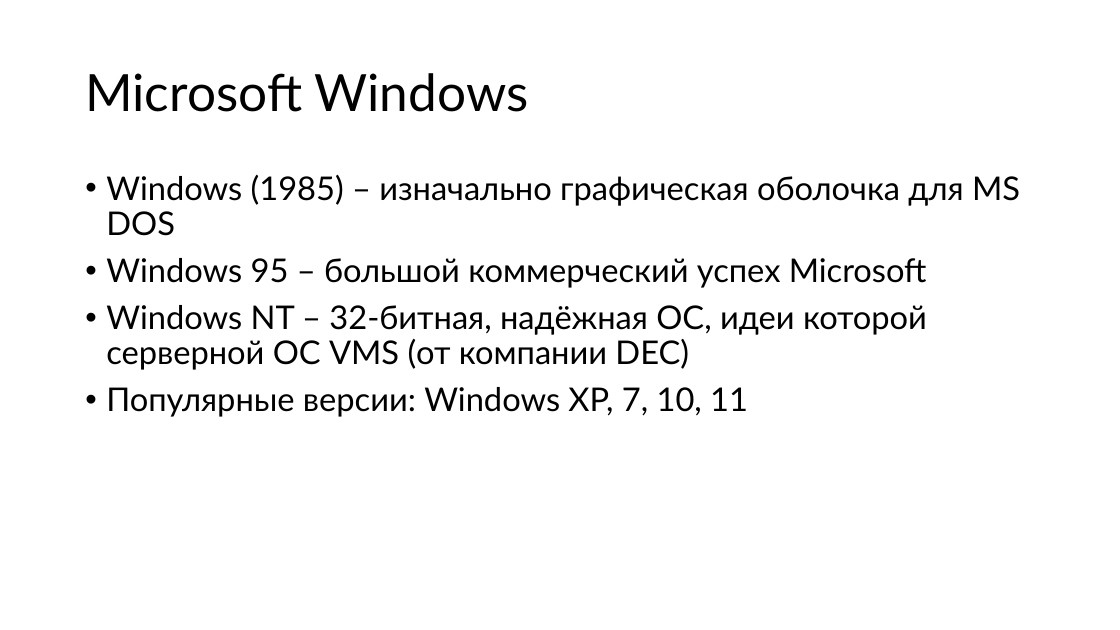
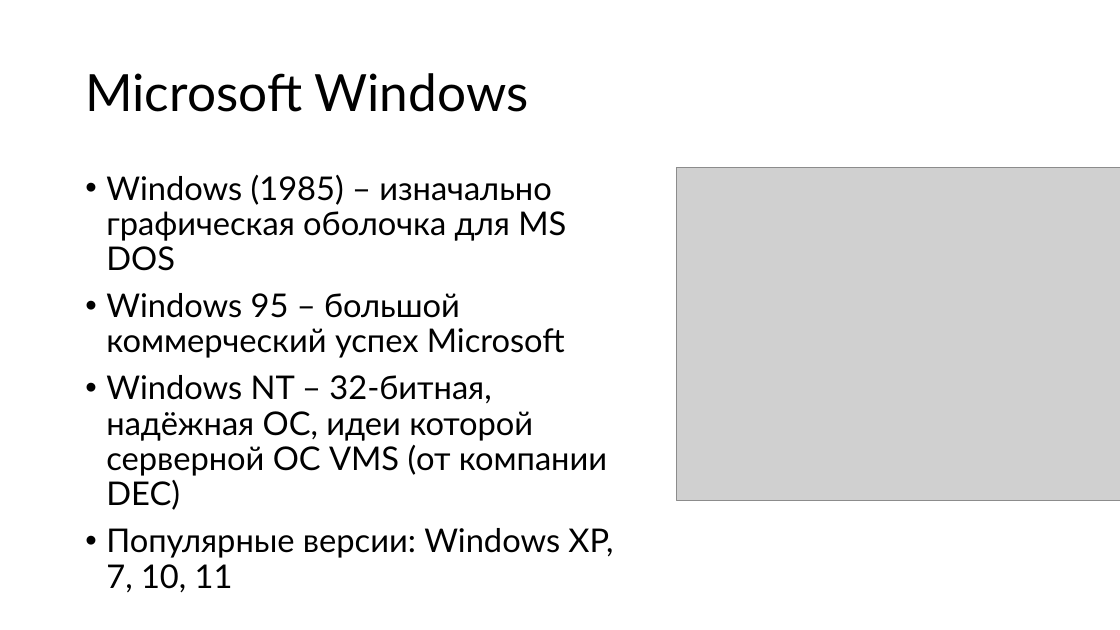
Before and after one commit to alexey-malov/os-course, a slide deck: slide 27 of lectures/01/Введение в ОС.pptx. Drawn at 1120x630 pixels with LibreOffice and Linux fonts; fonts in the diff are those of the drawing; grey boxes stand for pictures. Boxes give left, top, right and bottom in pixels: in the first picture for what was removed or moved away, otherwise in the second. Text is boxed around its words. In the diff, an @@ line names an element or a change of style, - is before the commit and + after.

```diff
--- a/lectures/01/Введение в ОС.pptx
+++ b/lectures/01/Введение в ОС.pptx
@@ text "Windows (1985) – изначально графическая ..." rewrapped from (106,175,1020,417) to (106,175,613,558) @@
@@ picture added at (677,168,1120,501) @@
```
Also in this commit, not shown: 17 other slides changed, 1 slide added.
